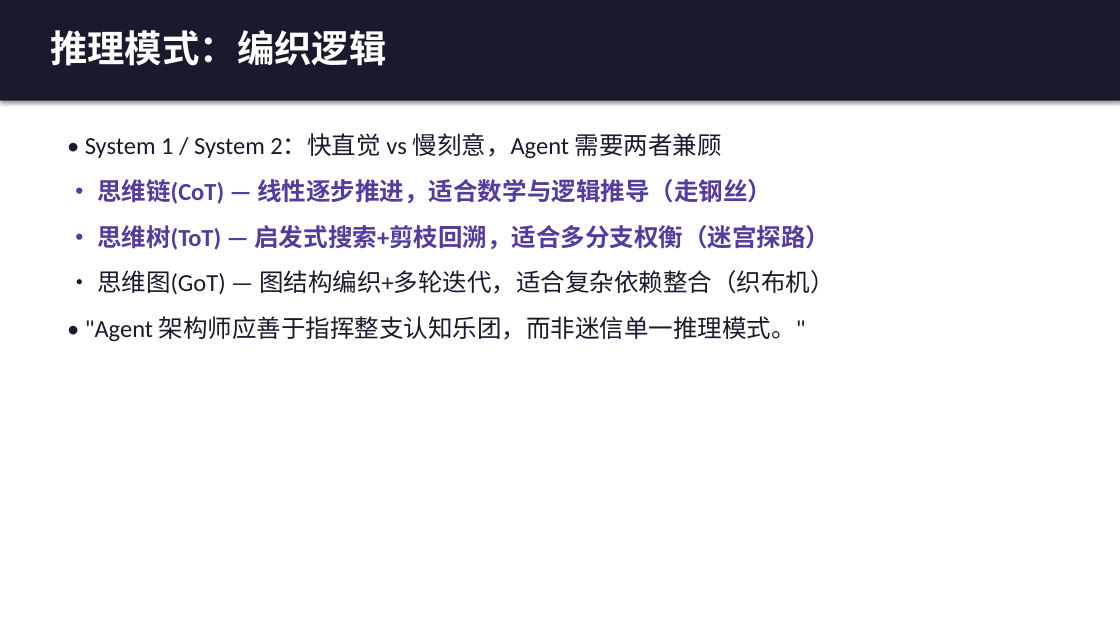
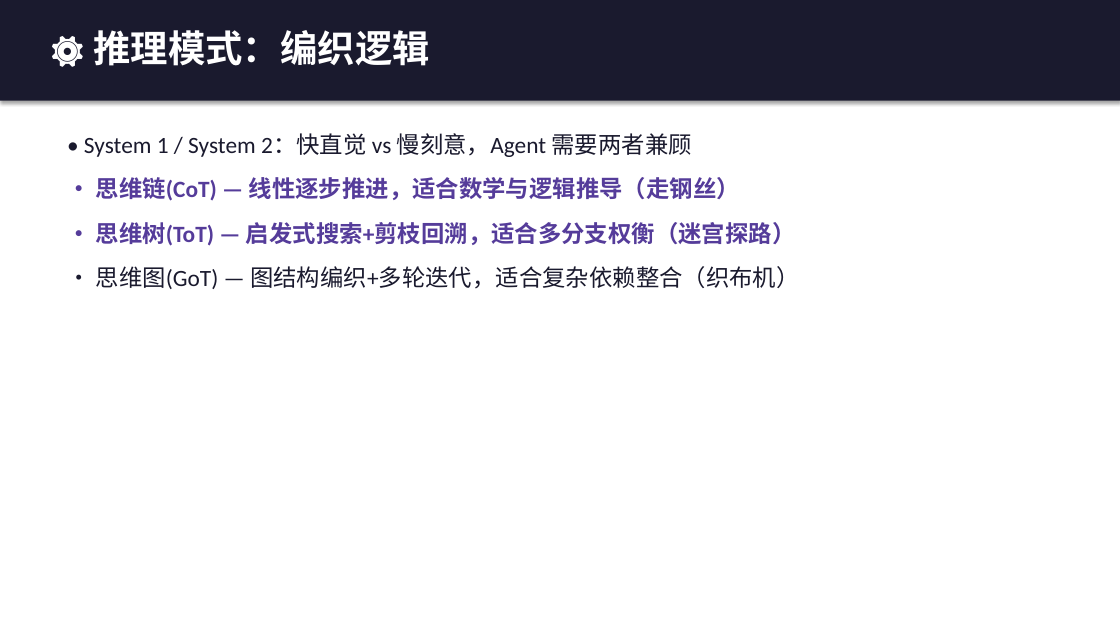
Before and after one commit to tanteng/blog, a slide deck: slide 25 of static/reports/agent-design-patterns-book-intro.pptx (slide 23 before the commit). Drawn at 1120x630 pixels with LibreOffice and Linux fonts; fonts in the diff are those of the drawing. Boxes give left, top, right and bottom in pixels: in the first picture for what was removed or moved away, otherwise in the second. Text is boxed around its words. In the diff, an @@ line names an element or a change of style, - is before the commit and + after.

```diff
--- a/static/reports/agent-design-patterns-book-intro.pptx
+++ b/static/reports/agent-design-patterns-book-intro.pptx
@@ text at [93,30,429,66]: text changed @@
-推理模式：编织逻辑
+⚙️ 推理模式：编织逻辑
@@ text "• System 1 / System ..." at [84,133,799,289]: size 21 to 20 pt @@
@@ text at [85,316,806,342]: paragraph removed @@
-• "Agent 架构师应善于指挥整支认知乐团，而非迷信单一推理模式。"
```
Also in this commit, not shown: 18 other slides changed, 6 slides added, 4 slides removed.
